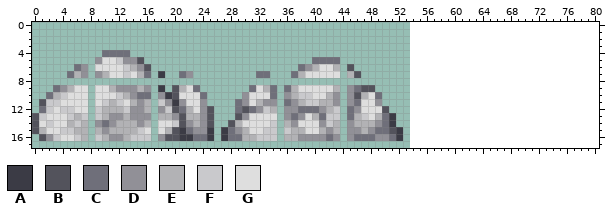
File history of a sprite sheet, Content/Tiles/Ambient/RegolithRockLarge.png. Above is the file before it was changed.
The file is 108x36 pixels, drawn in blocks of 2x2; one block is one cell here. The old version is drawn lined up with the new one, on the new canvas.
Palette (. is transparent): A #3b3b45  B #53535c  C #6f6f7a  D #919097  E #b2b2b5  F #c9c9cc  G #dedede
Pixels before, first column x 0:
 4 ..........CCCC.......................................
 5 .........DGGFDDB........................CCCC.........
 6 ......CD.GGGGFEDB.....................CDEGGE.B.......
 7 .....CED.DEGGFGEC.A..CD.........CC...CEGGGGG.EB......
 8 .....................................................
 9 ...CDEGG.GGEDDDED.A.BEGC.......CGEC.CEGGGGGE.DCBB....
10 ..CEFGGG.GGGFEDCC.DABGGGC.....DGGGC.DEFFGGED.DBEGC...
11 .BFFGGGG.GFEFGEDE.FDADGGD....CDGEDD.CDEFFEED.DCGGD...
12 .CFGFFGG.FEEEFDDE.DFBCEGDB...CBCDFE.DDCCCDEF.CDGGGB..
13 BFGGGFEF.FEDDEDDD.EEDBEEDB...BDGGGG.DCDGECFF.CEFGECA.
14 BGFGGEFE.DCDEEEDE.GGFBDEDB..BEGGGGF.EDGGGDFE.DEEEDCA.
15 BEGGFFEE.EDEEEEFG.GEBACDDA.ACDEGGFF.FEEGGEDE.DDEDCCBA
16 .BDFGGFE.FEDDEFFF.DBBAACCA.ACCEEFFF.EEDDDDCD.DCCCDDCA
The same view after the edit:
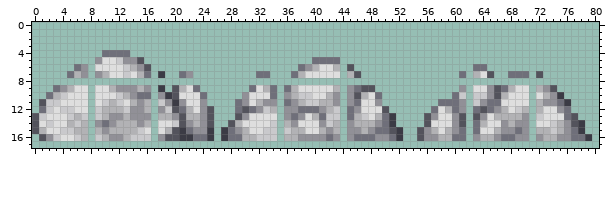
From old to new:
canvas 54x18 -> 81x18
Changed rows in their new state; - is an unchanged pixel.
first column x 55:
 6 --------CC---------------
 7 ------C-EGB--CCC-B-------
 9 ------D-GGDBCEGG-EDB-----
10 -----CF-FFDBEGGG-GEDA----
11 ---CCCD-FDCCGGGG-EDDCA---
12 --CGECD-CBCDEGFE-EGGDC---
13 -BDGGDB-BDGEEEED-FGGGCB--
14 -BGGGDB-CEGGDEDD-GGFEDBA-
15 BDEGEDC-CGGEDDCD-EEFEDCA-
16 BDDEECC-DEEDCCDD-DEEDDCCA
Pixel boxes of the changes (left, top, right, bottom) in both pictures:
added: (417, 64, 592, 141)
